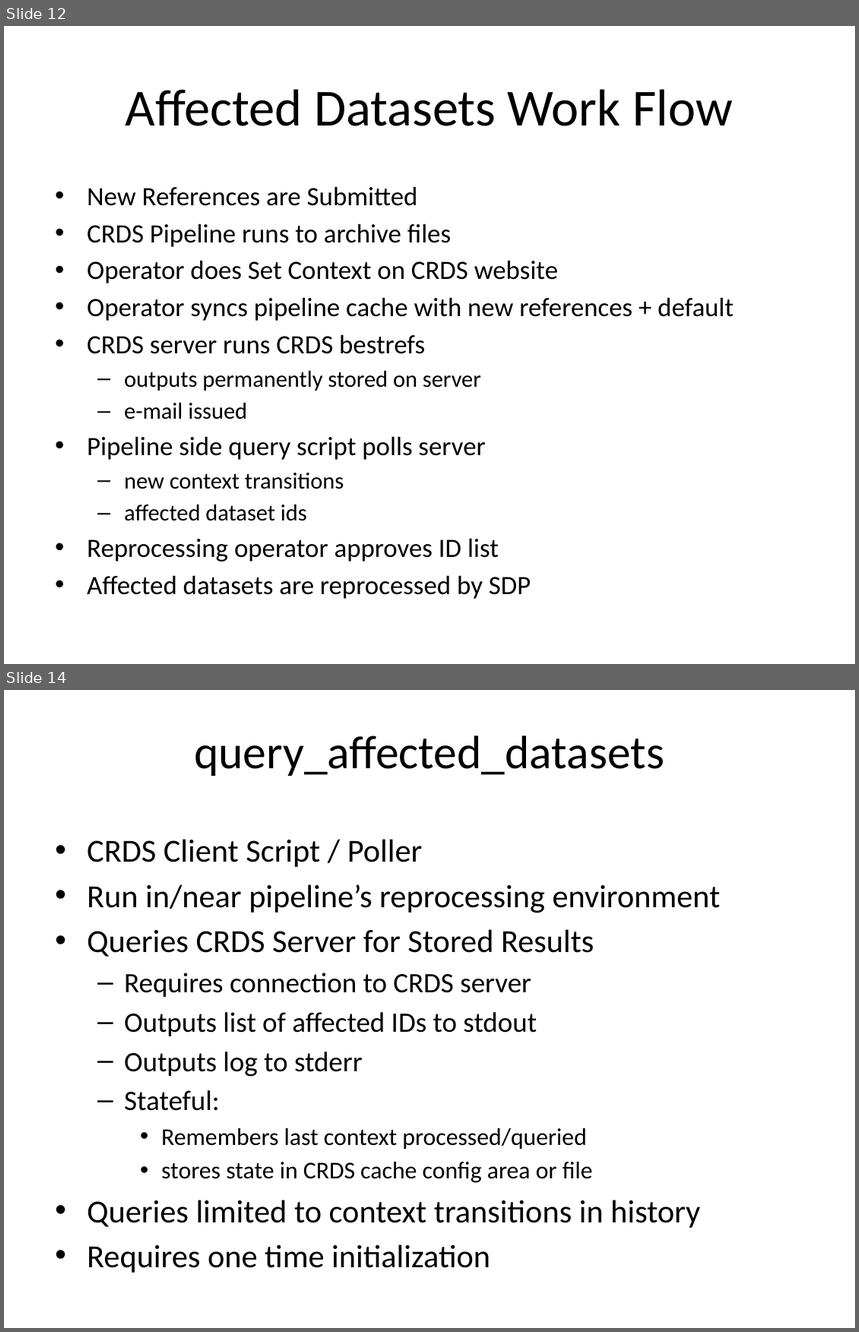
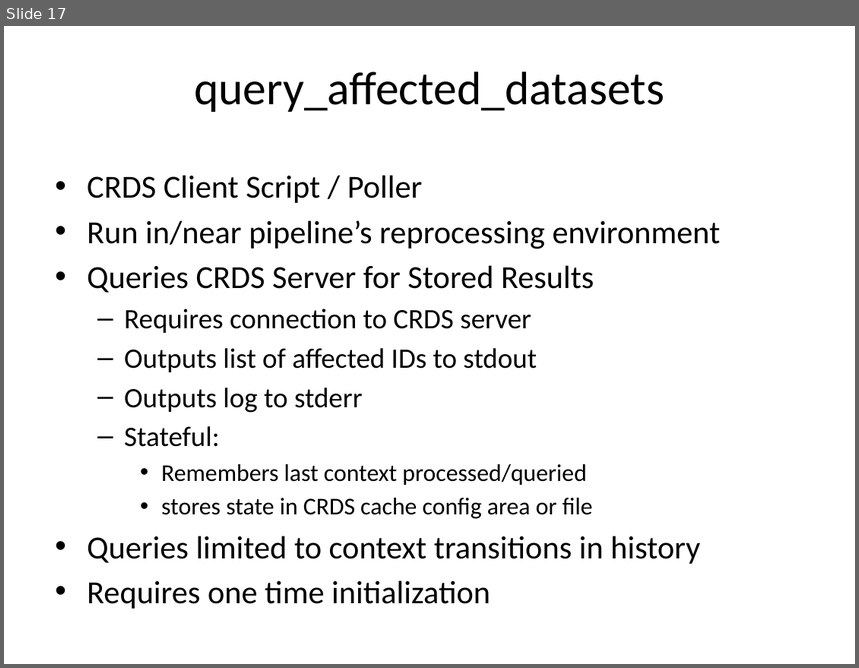
Before and after one commit to spacetelescope/crds, a slide deck: docs/Affected_Datasets_Demo.pptx. Shown one above the other, each under a label of ours: slides 12 and 14 before the commit, slide 17 after it; the slides between them are not shown. The pictures are 859x1332 and 859x668 pixels, drawn with LibreOffice and Linux fonts; fonts in the diff are those of the drawing. Boxes give left, top, right and bottom in pixels: in the first picture for what was removed or moved away, otherwise in the second. Text is boxed around its words. In the diff, an @@ line names an element or a change of style, - is before the commit and + after.

Commit message:
Updated affected datasets demo for B6.

```diff
--- a/docs/Affected_Datasets_Demo.pptx
+++ b/docs/Affected_Datasets_Demo.pptx
@@ slide 12 removed at [4, 26, 855, 664], background #FFFFFF @@
@@ title removed at [126, 89, 733, 126] @@
-Affected Datasets Work Flow
@@ text removed at [87, 186, 734, 599] @@
-• New References are Submitted
-• CRDS Pipeline runs to archive files
-• Operator does Set Context on CRDS website
-• Operator syncs pipeline cache with new references + default
-• CRDS server runs CRDS bestrefs
-  – outputs permanently stored on server
-  – e-mail issued
-• Pipeline side query script polls server
-  – new context transitions
-  – affected dataset ids
-• Reprocessing operator approves ID list
-• Affected datasets are reprocessed by SDP
@@ what was slide 14 is now slide 17 @@
```
Also in this commit, not shown: 4 slides added, 1 other slide removed.
